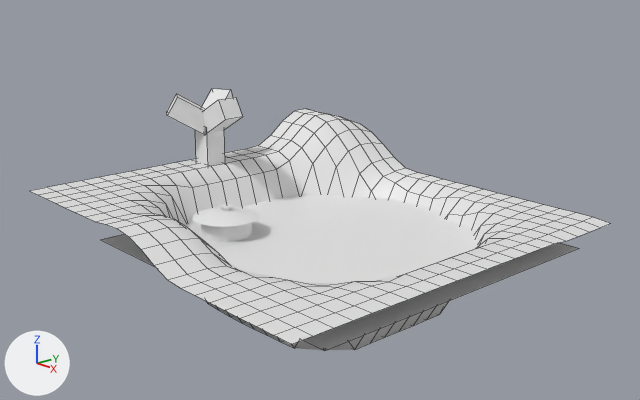
The Blender file 56-PH-Animation/03-Scenes/Scene1.blend: old version first, new version second.
Before and after are seen from a 50 mm camera at (24.5, -21.7, 11.2) aimed at (0.2, 0.1, 1.6). The axes (+X, +Y, +Z) are drawn at lower left. The lights are the same throughout. Mesh edges are drawn as thin lines on the coarser meshes. Materials are left out; every surface is plain grey.

Objects in the first picture: 'Landscape', 'Pot', 'Tree'.
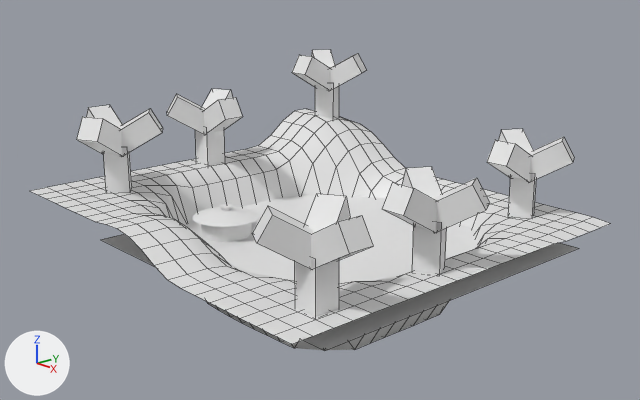
Boxes [x1, y1, x2, y2] around the edits, measured in the pictures (640 x 400 px):
```json
{"object": "Tree.001", "change": "added", "after": [252, 194, 373, 317]}
{"object": "Tree.002", "change": "added", "after": [382, 167, 490, 274]}
{"object": "Tree.004", "change": "added", "after": [487, 129, 574, 218]}
{"object": "Tree.005", "change": "added", "after": [77, 105, 163, 193]}
{"object": "Tree.003", "change": "added", "after": [292, 50, 367, 119]}
```

Scene script edits in JSON lines:
```json
{"op": "add", "block": "ob_tree_001", "code": ["ob_tree_001 = bpy.data.objects.new('Tree.001', None)", "ob_tree_001.location = (6.59, -5.82, 1.84)", "ob_tree_001.scale = (0.453, 0.453, 0.453)", "ob_tree_001.show_instancer_for_render = False", "ob_tree_001.instance_type = 'COLLECTION'", "ob_tree_001.instance_collection = col_group"]}
{"op": "add", "block": "ob_tree_002", "code": ["ob_tree_002 = bpy.data.objects.new('Tree.002', None)", "ob_tree_002.location = (6.59, -0.94, 1.84)", "ob_tree_002.rotation_euler = (0.0, 0.0, 0.524)  # degrees (0, 0, 30)", "ob_tree_002.scale = (0.453, 0.453, 0.453)", "ob_tree_002.show_instancer_for_render = False", "ob_tree_002.instance_type = 'COLLECTION'", "ob_tree_002.instance_collection = col_group"]}
{"op": "add", "block": "ob_tree_003", "code": ["ob_tree_003 = bpy.data.objects.new('Tree.003', None)", "ob_tree_003.location = (-6.31, 6.31, 3.96)", "ob_tree_003.rotation_euler = (0.0, 0.0, 0.524)  # degrees (0, 0, 30)", "ob_tree_003.scale = (0.453, 0.453, 0.453)", "ob_tree_003.show_instancer_for_render = False", "ob_tree_003.instance_type = 'COLLECTION'", "ob_tree_003.instance_collection = col_group"]}
{"op": "add", "block": "ob_tree_004", "code": ["ob_tree_004 = bpy.data.objects.new('Tree.004', None)", "ob_tree_004.location = (5.0, 6.31, 1.84)", "ob_tree_004.rotation_euler = (0.0, 0.0, 0.524)  # degrees (0, 0, 30)", "ob_tree_004.scale = (0.453, 0.453, 0.453)", "ob_tree_004.show_instancer_for_render = False", "ob_tree_004.instance_type = 'COLLECTION'", "ob_tree_004.instance_collection = col_group"]}
{"op": "add", "block": "ob_tree_005", "code": ["ob_tree_005 = bpy.data.objects.new('Tree.005', None)", "ob_tree_005.location = (-5.75, -5.23, 2.77)", "ob_tree_005.rotation_euler = (0.0, 0.0, 0.977)  # degrees (0, 0, 56)", "ob_tree_005.scale = (0.453, 0.453, 0.453)", "ob_tree_005.show_instancer_for_render = False", "ob_tree_005.instance_type = 'COLLECTION'", "ob_tree_005.instance_collection = col_group"]}
```
